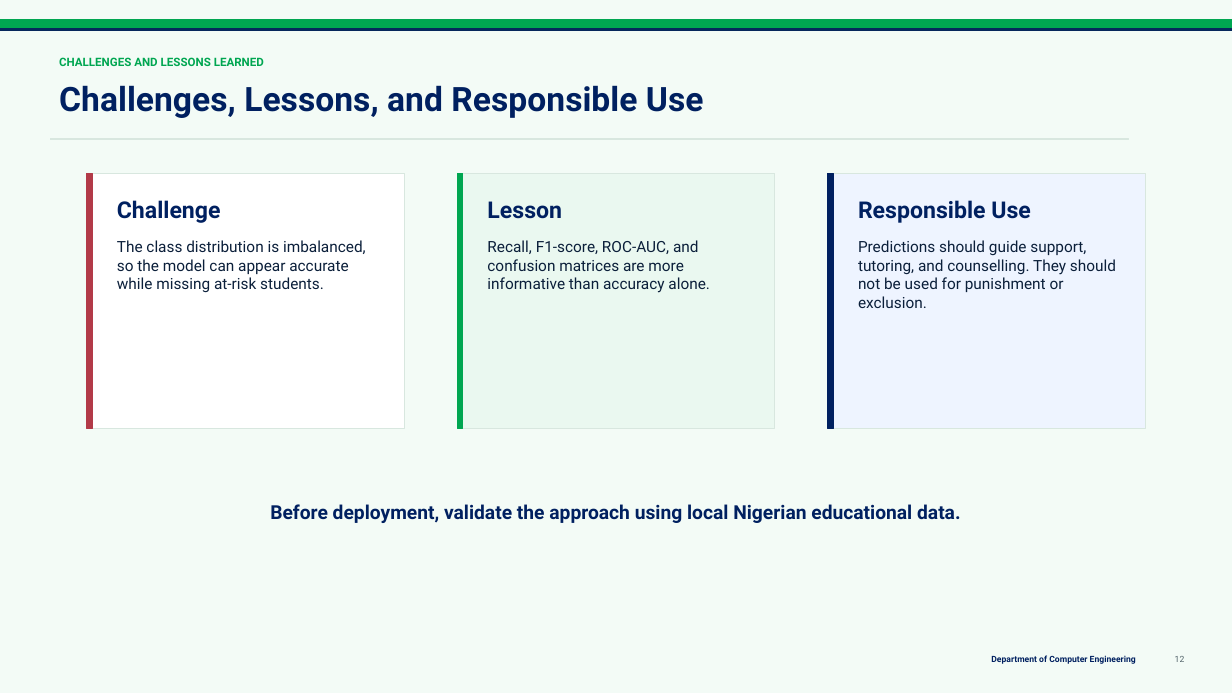
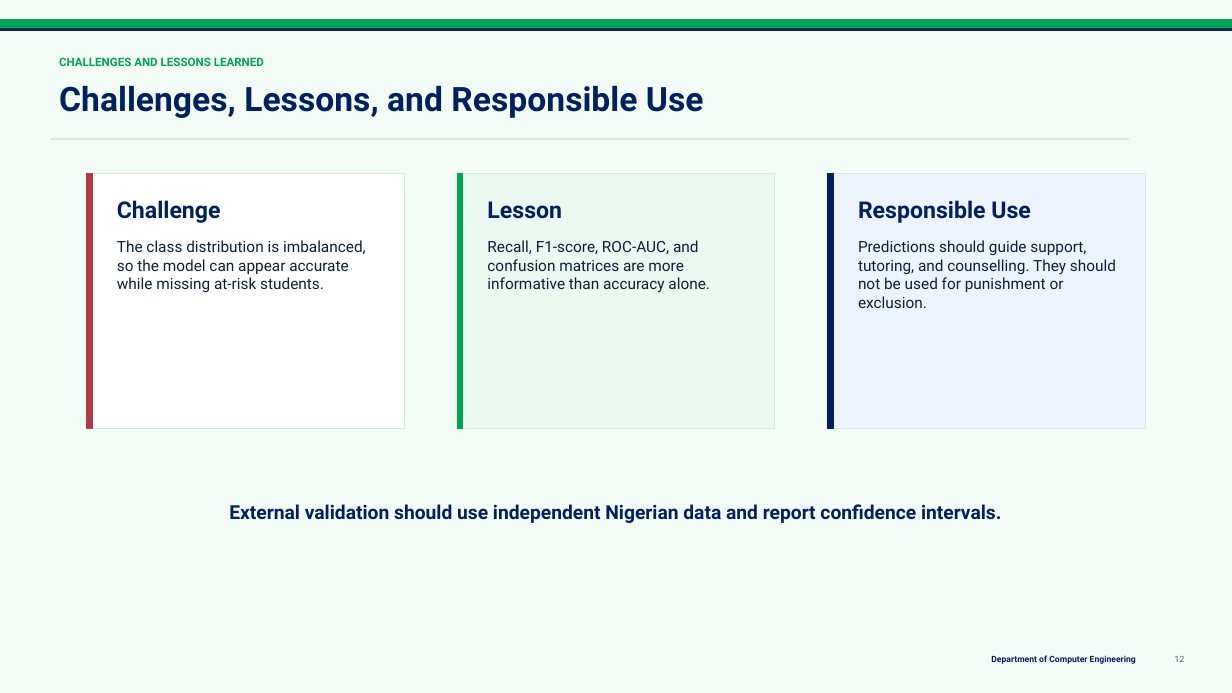
Before and after one commit to MusbahuTijjani/COEN807_Student_Performance_ML, a slide deck: slide 12 of slides/COEN807_Project_Presentation.pptx. Drawn at 1232x693 pixels with LibreOffice and Linux fonts; fonts in the diff are those of the drawing. Boxes give left, top, right and bottom in pixels: in the first picture for what was removed or moved away, otherwise in the second. Text is boxed around its words. In the diff, an @@ line names an element or a change of style, - is before the commit and + after.

```diff
--- a/slides/COEN807_Project_Presentation.pptx
+++ b/slides/COEN807_Project_Presentation.pptx
@@ text at (229, 504, 1001, 523): text changed @@
-Before deployment, validate the approach using local Nigerian educational data.
+External validation should use independent Nigerian data and report confidence intervals.
```
Also in this commit, not shown: 1 other slide changed, 40 other files.
